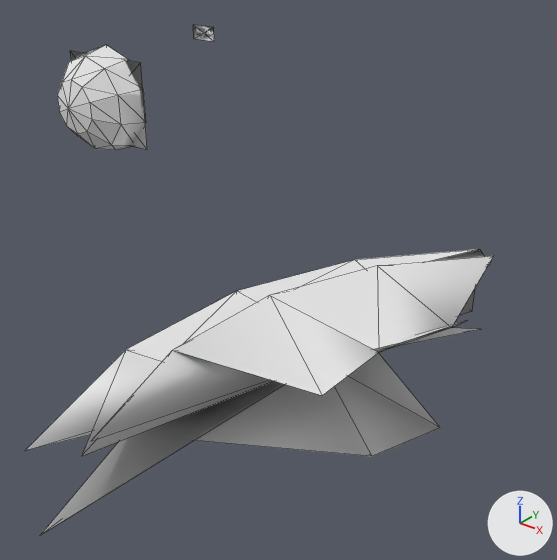
Renders of the OBJ model assets/meshes/hull_terran_destroyer_frag_5.obj from each side of a commit.
Before and after are seen from a 50 mm camera at (0.165, -2.049, 2.224) aimed at (-1.111, -0.454, 1.235). Lighting does not change. The marker at lower right points along +X, +Y and +Z. The older version comes first. Mesh edges are drawn as thin lines. Where no turn or scale is listed for an object, it has been applied to the vertices.

Before the edit, the objects in view are built like this:
```python
me_hull_terran_destroyer_frag_5 = bpy.data.meshes.new('hull_terran_destroyer_frag_5')
me_hull_terran_destroyer_frag_5.from_pydata(...)  # 74 vertices, 132 faces; spans x -2.01..-0.59, y -1.3..0.41, z 0.8..1.84
# faces by material slot: [91, 41]
me_hull_terran_destroyer_frag_5.materials.append(mat_skin)  # white #e7e7e7
me_hull_terran_destroyer_frag_5.materials.append(mat_interior)  # white #e7e7e7
# before: 35 (-1.89, 0.03, 1.79) at pixel (193, 38), 36 (-1.79, 0.03, 1.79) at pixel (214, 41), 37 (-1.79, 0.03, 1.84) at pixel (213, 27), 38 (-1.89, 0.03, 1.84) at pixel (193, 24), 72 (-1.84, 0.03, 1.81) at pixel (203, 33)
ob_hull_terran_destroyer_frag_5 = bpy.data.objects.new('hull_terran_destroyer_frag_5', me_hull_terran_destroyer_frag_5)
ob_hull_terran_destroyer_frag_5.location = (0.0, 0.0, 0.0)
```
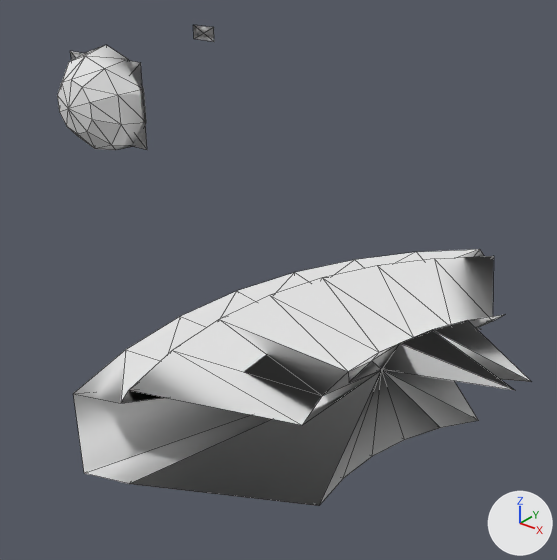
Boxes (x1, y1, x2, y2) around the edits, measured in the pictures (557 x 560 px; the box of a moved part takes in the faces that stretch with it):
'hull_terran_destroyer_frag_5', reshaped
    before: (25, 25, 493, 534)
    after: (57, 25, 531, 506)
part 1 of me_hull_terran_destroyer_frag_5, built on
    before: (25, 249, 493, 534)
    after: (73, 249, 531, 506)
part 2 of me_hull_terran_destroyer_frag_5, moved or reshaped
    both: (70, 51, 147, 149)
part 3 of me_hull_terran_destroyer_frag_5, moved or reshaped
    both: (195, 25, 214, 41)

Patch to the scene script:
```diff
--- a/assets/meshes/hull_terran_destroyer_frag_5.obj.py
+++ b/assets/meshes/hull_terran_destroyer_frag_5.obj.py
@@ me_hull_terran_destroyer_frag_5 @@
 # used by ob_hull_terran_destroyer_frag_5; location = (0.0, 0.0, 0.0)
 # verts and faces of me_hull_terran_destroyer_frag_5; kept vertices keep their numbers, new ones are numbered from 74
-me_hull_terran_destroyer_frag_5.from_pydata(...)  # 74 vertices, 132 faces; spans x -2.01..-0.59, y -1.3..0.41, z 0.8..1.84
+me_hull_terran_destroyer_frag_5.from_pydata(...)  # 104 vertices, 192 faces; spans x -2.01..-0.32, y -1.09..0.41, z 0.8..1.84
+# me_hull_terran_destroyer_frag_5 part 1
+# 5 vertices are removed from x -1.17..-0.94, y -1.3..-0.46, z 0.85..1.15
+# 60 faces are deleted
+# 35 vertices are added at x -1.36..-0.32, y -1.09..0.25, z 0.8..1.23
+# 90 new faces join them, mat_skin (white #e7e7e7)
+# 30 new faces join them, mat_interior (white #e7e7e7)
+# me_hull_terran_destroyer_frag_5 part 2
+# 9 faces are deleted
+# 9 new faces join them, mat_interior (white #e7e7e7)
+# me_hull_terran_destroyer_frag_5 part 3
+delete_faces([(35, 36, 72), (36, 37, 72), (37, 38, 72)])
+faces += [(36, 72, 37), (37, 72, 38), (35, 72, 36)]  # mat_interior (white #e7e7e7)
 me_hull_terran_destroyer_frag_5.materials.append(mat_skin)
```
